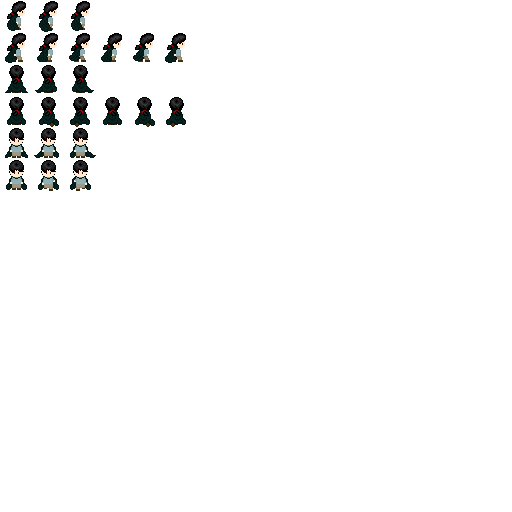
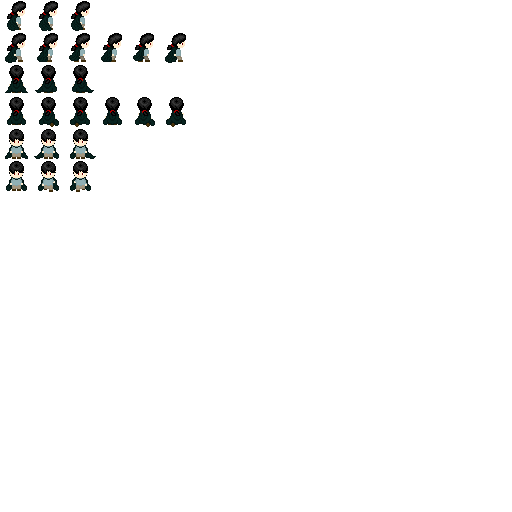
Layer changes from the first 512px x 512px image to the second:
painted on "Walk Down Anim" over [6,160,91,192]
painted on "Idle Down Anim" over [5,128,96,159]
painted on "Idle Sideways Anim" over [44,30,52,32]
